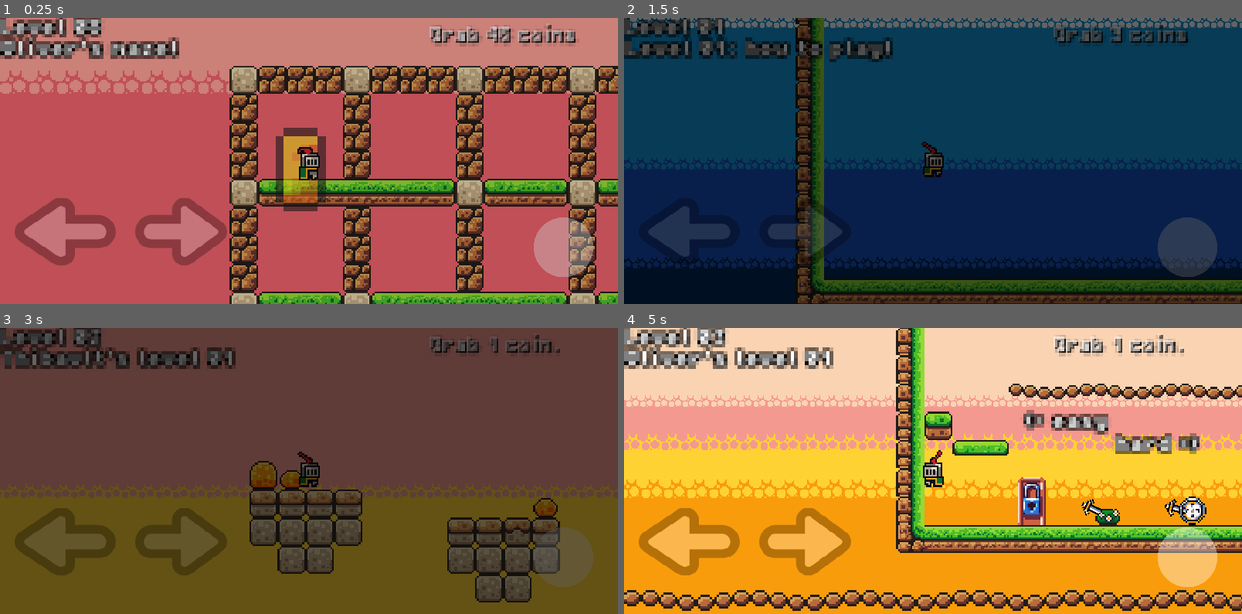
Above: before the commit, frames 1-4 (two rows, left to right).
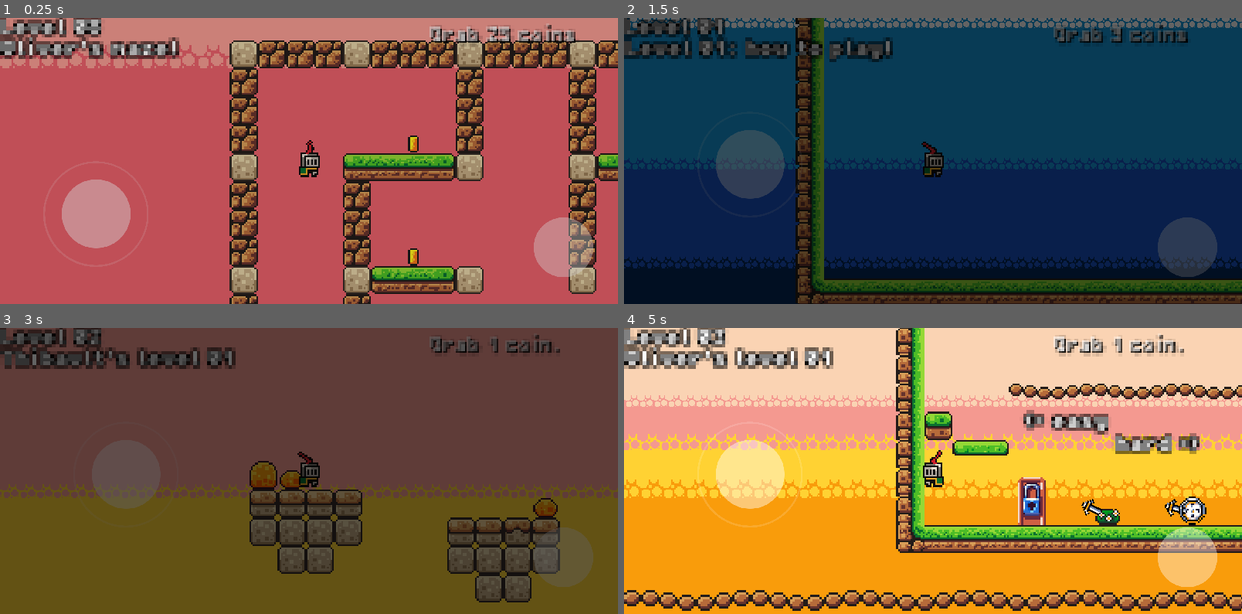
Above: after the commit, the same moments.

Repository: olivierpons/godot-prout-2d
Game: Godot game, scene res://scene/levels/level_08.tscn
The game is run twice, just before and just after one commit, with the same random seed, the same clock (stepped at 60 frames per second) and the same inputs.
Inputs (mouse positions are in pixels of both pictures, inside the frame that each line leads up to):
- Up to frame 1 (0.25 s): no input
- Up to frame 2 (1.5 s): move the mouse to (1068, 146) at 0.52 s; hold D (move_right) from 0.53 s (still down); tap X (next_level) at 0.6, 1.35 s; tap Delete (jump) at 0.77 s; move the mouse to (809, 175) at 1.27 s
- Up to frame 3 (3 s): tap Delete (jump) at 1.52 s; move the mouse to (370, 408) at 2.02 s; release D (move_right) at 2.03 s; hold A (move_left) 2.03-2.78 s; tap X (next_level) at 2.1, 2.85 s; move the mouse to (278, 528) at 2.77 s; hold D (move_right) from 2.78 s (still down)
- Up to frame 4 (5 s): tap Delete (jump) at 3.02, 3.77, 4.52 s; move the mouse to (1118, 513) at 3.52 s; tap X (next_level) at 3.6, 4.35 s; move the mouse to (747, 428) at 4.27 s; release D (move_right) at 4.28 s; hold A (move_left) from 4.28 s (still down)

The runs differ from the first frame. In frame 1, 40% of the frame differs, in the area x 0-100%, y 2-100%; in frame 2, 3.6%; in frame 3, 2.6%; in frame 4, 6.8%.

Commit message:
New joystick!

Diff:
--- a/scene/levels/level_08.tscn
+++ b/scene/levels/level_08.tscn
@@ -77,7 +77,7 @@
 scale = Vector2(0.17, 0.17)
 
 [node name="mobile-joystick" parent="Player/Camera2D" instance=ExtResource("6_wcp6a")]
-position = Vector2(-104, 40)
+position = Vector2(-121, 68)
 scale = Vector2(0.4, 0.4)
 
 [node name="LabelLevel" type="Label" parent="Player/Camera2D"]
--- a/scene/mobile_joystick.tscn
+++ b/scene/mobile_joystick.tscn
@@ -1,19 +1,26 @@
-[gd_scene load_steps=6 format=3 uid="uid://dj1pcbx3uhi5j"]
+[gd_scene load_steps=9 format=3 uid="uid://dj1pcbx3uhi5j"]
 
 [ext_resource type="Script" path="res://scripts/mobile/joystick.gd" id="1_jlxgm"]
 [ext_resource type="Texture2D" uid="uid://u3tghlvejiml" path="res://assets/sprites/joystick_mobile/arrow-right.png" id="2_k2yxb"]
 [ext_resource type="Texture2D" uid="uid://0npvtve54pmh" path="res://assets/sprites/joystick_mobile/arrow-left.png" id="3_18aie"]
+[ext_resource type="Texture2D" uid="uid://ceimseawi8b07" path="res://assets/sprites/joystick_mobile/knob.png" id="4_lsjmd"]
+[ext_resource type="Texture2D" uid="uid://b004f151aiugy" path="res://assets/sprites/joystick_mobile/circle.png" id="4_mjudl"]
 
 [sub_resource type="RectangleShape2D" id="RectangleShape2D_sw8p8"]
-size = Vector2(150, 200)
+size = Vector2(150, 100)
 
 [sub_resource type="RectangleShape2D" id="RectangleShape2D_15l88"]
-size = Vector2(150, 200)
+size = Vector2(150, 100)
+
+[sub_resource type="RectangleShape2D" id="RectangleShape2D_2w3ek"]
+size = Vector2(150, 150)
 
 [node name="mobile-joystick" type="Node2D"]
 script = ExtResource("1_jlxgm")
+circle_size = 70.0
 
 [node name="right" type="TouchScreenButton" parent="."]
+visible = false
 self_modulate = Color(1, 1, 1, 0.27451)
 position = Vector2(13, -48)
 texture_normal = ExtResource("2_k2yxb")
@@ -21,6 +28,7 @@
 passby_press = true
 
 [node name="left" type="TouchScreenButton" parent="."]
+visible = false
 self_modulate = Color(1, 1, 1, 0.27451)
 position = Vector2(-158, -48)
 scale = Vector2(1.107, 1)
@@ -28,7 +36,37 @@
 shape = SubResource("RectangleShape2D_15l88")
 passby_press = true
 
+[node name="joystick circle" type="Sprite2D" parent="."]
+self_modulate = Color(1, 1, 1, 0.145098)
+position = Vector2(0, -95)
+scale = Vector2(0.15, 0.15)
+texture = ExtResource("4_mjudl")
+
+[node name="knob" type="Sprite2D" parent="."]
+self_modulate = Color(1, 1, 1, 0.439216)
+position = Vector2(0, -95)
+scale = Vector2(0.49, 0.49)
+texture = ExtResource("4_lsjmd")
+
+[node name="joystick" type="TouchScreenButton" parent="."]
+position = Vector2(-1.00001, -94.0001)
+scale = Vector2(1.2, 1.2)
+shape = SubResource("RectangleShape2D_2w3ek")
+
+[node name="Label" type="Label" parent="."]
+visible = false
+offset_left = -123.0
+offset_top = -98.0
+offset_right = 107.0
+offset_bottom = -39.0
+theme_override_colors/font_outline_color = Color(0, 0, 0, 1)
+theme_override_constants/outline_size = 60
+theme_override_font_sizes/font_size = 43
+text = "sdfqsdfqsd"
+
 [connection signal="pressed" from="right" to="." method="_on_right_pressed"]
 [connection signal="released" from="right" to="." method="_on_right_released"]
 [connection signal="pressed" from="left" to="." method="_on_left_pressed"]
 [connection signal="released" from="left" to="." method="_on_left_released"]
+[connection signal="pressed" from="joystick" to="." method="_on_joystick_pressed"]
+[connection signal="released" from="joystick" to="." method="_on_joystick_released"]
--- a/scripts/mobile/joystick.gd
+++ b/scripts/mobile/joystick.gd
@@ -1,19 +1,76 @@
 extends Node2D
 
-#func _ready():
-#	if OS.has_feature("mobile") or OS.has_feature("web"):
-#		visible = true
-#	else:
-#		queue_free()
+@onready var knob = $knob
+@onready var label = $Label
+@export var return_duration: float =  0.5
+@export var circle_size: float = 100  # Ajustez cette valeur selon vos besoins
+var current_direction: Vector2 = Vector2.ZERO
 
-func _on_right_pressed():
-	Input.action_press("move_right")
+var knob_original_position: Vector2
 
-func _on_right_released():
+func _ready():
+	knob_original_position = knob.position
+
+func _input(event):
+	if event is InputEventScreenDrag:
+		update_knob_position(get_global_mouse_position())
+
+func _on_joystick_pressed():
+	update_knob_position(get_global_mouse_position())
+
+func _on_joystick_released():
+	var tween = create_tween()
+	tween.tween_property(
+		knob, "position", knob_original_position, return_duration
+	).set_trans(Tween.TRANS_CUBIC).set_ease(Tween.EASE_OUT)
+	reset_input_actions()
+
+func update_knob_position(new_position: Vector2):
+	var offset = to_local(new_position) - knob_original_position
+	if offset.length() > circle_size:
+		offset = offset.normalized() * circle_size
+	knob.position = knob_original_position + offset
+	var joypad_value = offset / circle_size
+	# label.text = "Joypad Value: " + str(joypad_value)
+
+	var new_direction = Vector2.ZERO
+	if joypad_value.x < -0.1:
+		new_direction.x = -1
+	elif joypad_value.x > 0.1:
+		new_direction.x = 1
+	if joypad_value.y < -0.1:
+		new_direction.y = -1
+	elif joypad_value.y > 0.1:
+		new_direction.y = 1
+
+	if new_direction != current_direction:
+		label.text = str(new_direction)
+		update_input_actions(new_direction)
+		current_direction = new_direction
+
+func update_input_actions(direction: Vector2):
+	if direction.x == -1:
+		Input.action_press("move_left")
+		Input.action_release("move_right")
+	elif direction.x == 1:
+		Input.action_press("move_right")
+		Input.action_release("move_left")
+	else:
+		Input.action_release("move_left")
+		Input.action_release("move_right")
+
+	if direction.y == -1:
+		Input.action_press("move_up")
+		Input.action_release("move_down")
+	elif direction.y == 1:
+		Input.action_press("move_down")
+		Input.action_release("move_up")
+	else:
+		Input.action_release("move_up")
+		Input.action_release("move_down")
+
+func reset_input_actions():
+	Input.action_release("move_left")
 	Input.action_release("move_right")
-
-func _on_left_pressed():
-	Input.action_press("move_left")
-
-func _on_left_released():
-	Input.action_release("move_left")
+	Input.action_release("move_up")
+	Input.action_release("move_down")
--- a/scripts/tilemap_maze.gd
+++ b/scripts/tilemap_maze.gd
@@ -46,8 +46,8 @@
 			# From doc, set all to -1 to erase the cell:
 			set_cell(1, Vector2i(x, y),  -1, Vector2i(-1, -1), -1)
 	var mz: Maze = Maze.new()
-	var mz_width: int = int(r.size[0] / 4.0)
-	var mz_height: int = int(r.size[1] / 4.0)
+	mz_width = int(r.size[0] / 4.0)
+	mz_height = int(r.size[1] / 4.0)
 	# mz_width = 60
 	# mz_height = 40
 	mz.generate(mz_width, mz_height)
Not shown, changed: export/index.html
Not shown, changed: export/index.pck
Not shown, changed: export/index.service.worker.js
